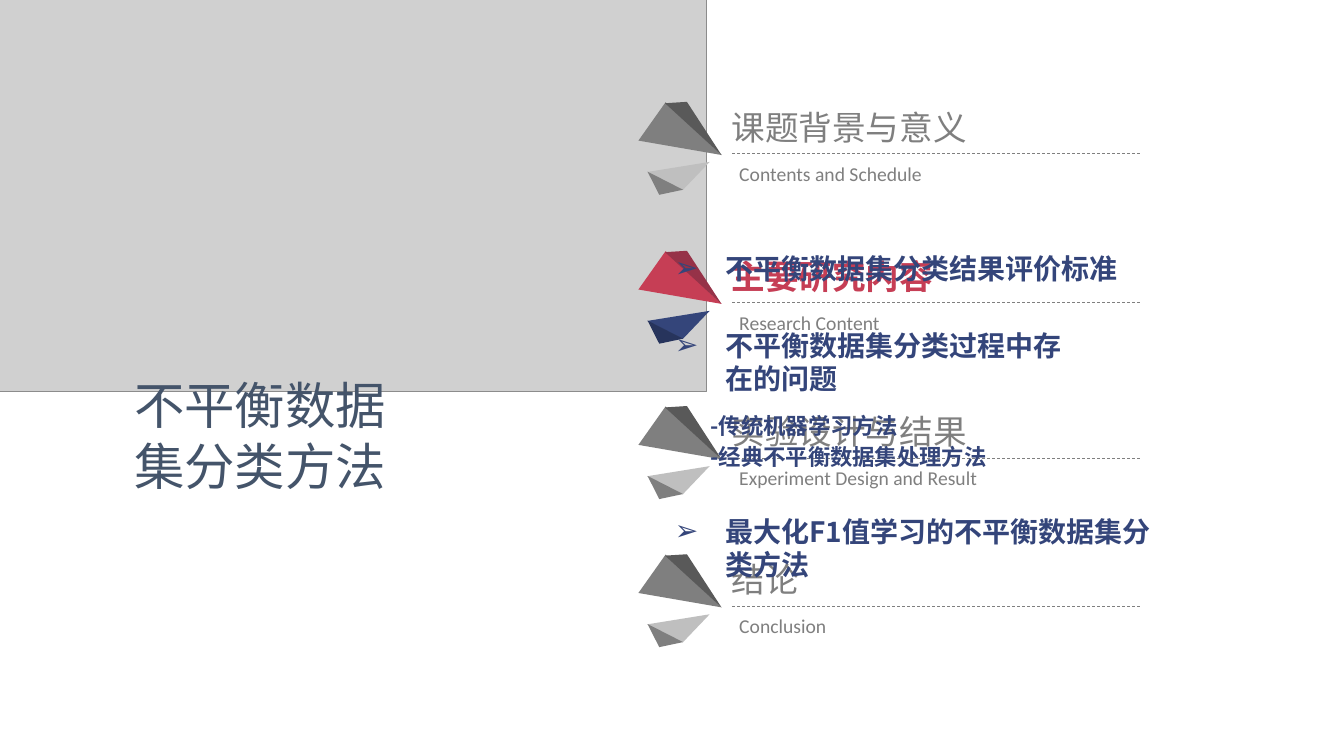
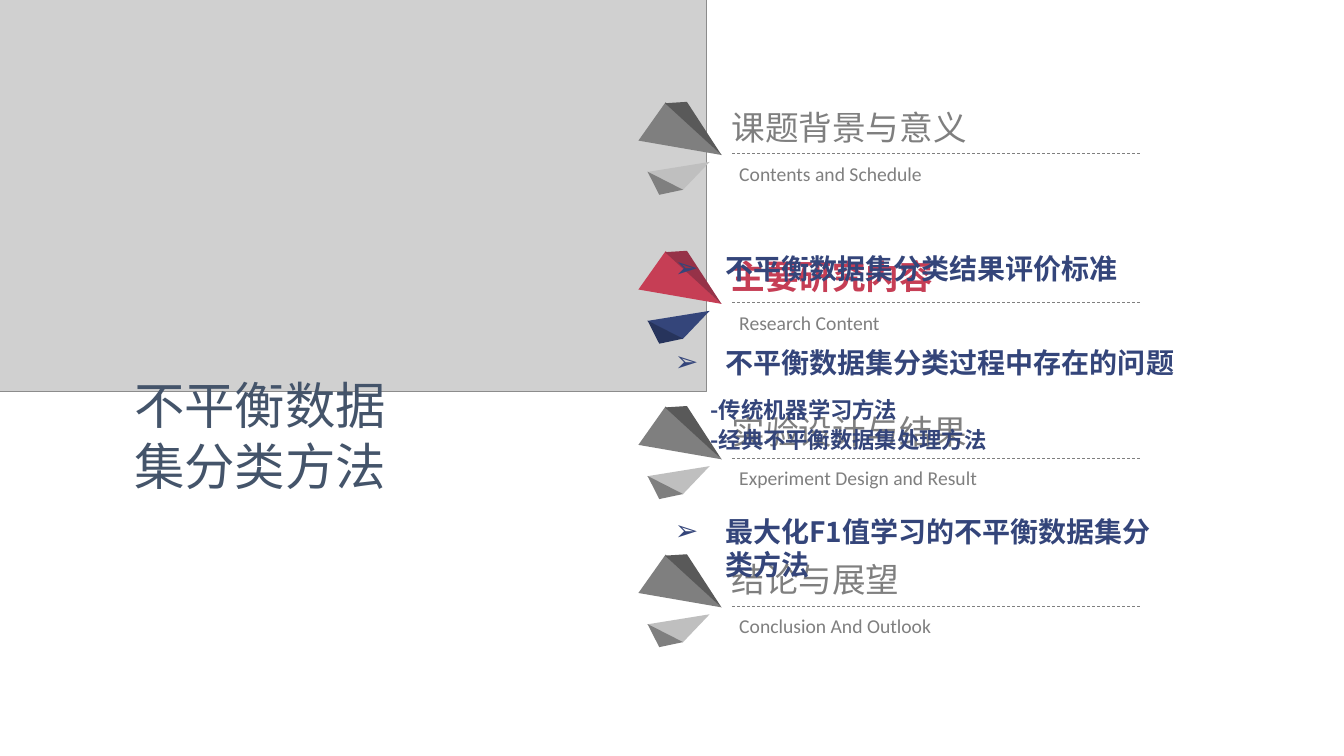
Before and after one commit to 616905919/Graduation-Project, a slide deck: slide 4 of 答辩ppt.pptx. Drawn at 1344x756 pixels with LibreOffice and Linux fonts; fonts in the diff are those of the drawing; grey boxes stand for pictures; background and template pictures are left out. Boxes give left, top, right and bottom in pixels: in the first picture for what was removed or moved away, otherwise in the second. Text is boxed around its words. In the diff, an @@ line names an element or a change of style, - is before the commit and + after.

```diff
--- a/答辩ppt.pptx
+++ b/答辩ppt.pptx
@@ text "不平衡数据集分类过程中存在的问题" rewrapped from (x1=710, y1=328, x2=1061, y2=467) to (x1=710, y1=349, x2=1174, y2=453) @@
@@ text at (x1=732, y1=558, x2=900, y2=595): text changed @@
-结论
+结论与展望
@@ text at (x1=739, y1=619, x2=931, y2=633): text changed @@
-Conclusion
+Conclusion And Outlook
```
Also in this commit, not shown: 8 other slides changed, 1 other file.
